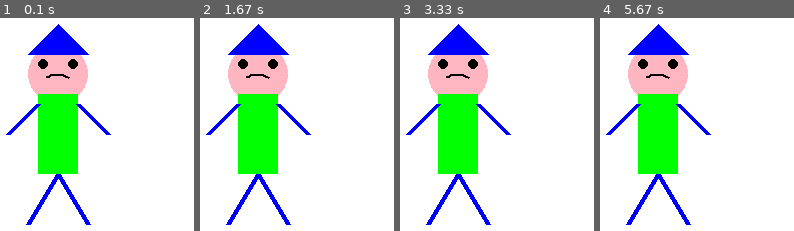
Above: before the commit, frames 1-4 (left to right).
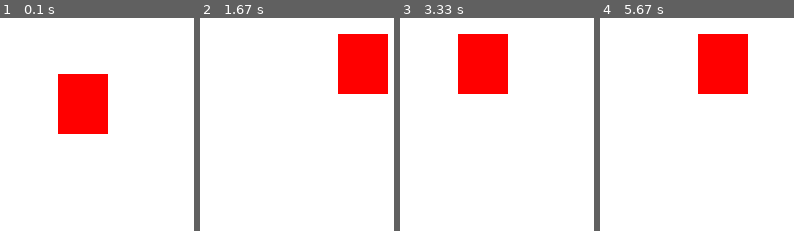
Above: after the commit, the same moments.

Repository: Douglas4GR/Game-Dev-Ideas
Game: pygame game, started from pygame/aprendendo_cores_e_formas.py
Same seed, same stepped clock (60 frames per second), same inputs: the game is played once before the commit and once after it.
Inputs:
- Up to frame 1 (0.1 s): no input
- Up to frame 2 (1.67 s): hold D 0.33-0.8 s; hold W 0.83-1.13 s; hold D 1.17-1.63 s
- Up to frame 3 (3.33 s): hold A 1.67-2.2 s; hold S 2.23-2.53 s; hold A 2.57-2.97 s; hold W from 3 s (still down)
- Up to frame 4 (5.67 s): release W at 3.37 s; hold D 3.4-4.03 s; hold S 4.07-4.43 s; hold A 4.47-4.93 s; hold D 4.97-5.43 s; hold W from 5.47 s (still down)

The runs differ from the first frame. In frame 1, 21% of the frame differs, in the area x 3-58%, y 2-98%; in frame 2, 24%, in the area x 3-97%, y 2-98%; in frame 3, 21%; in frame 4, 24%.

Commit message:
uma leve melhora no movimento de objetos

Diff:
--- a/pygame/aprendendo_cores_e_formas.py
+++ b/pygame/aprendendo_cores_e_formas.py
@@ -1,53 +1,40 @@
 import pygame
-import sys
+from pygame.locals import *
+#from sys import exit
 
-# Inicialização do Pygame
 pygame.init()
 
-# Definindo as dimensões da tela
+
 largura, altura = 800, 600
+x = largura /2
+y = altura /2
+
 tela = pygame.display.set_mode((largura, altura))
-pygame.display.set_caption("Personagem de Anime")
+pygame.display.set_caption("Meu Jogo Pygame")
+relogio = pygame.time.Clock()
 
-# Definindo as cores
-branco = (255, 255, 255)
-preto = (0, 0, 0)
-azul = (0, 0, 255)
-rosa = (255, 182, 193)
-verde = (0, 255, 0)
+#todo jogo deve rodar num loop
+running = True
+while running:
+    relogio.tick(60) #quantidade de frames por segundo
+    for event in pygame.event.get():
+        if event.type == pygame.QUIT:
+            running = False
+        if pygame.key.get_pressed()[K_a]:
+            x -= 20
+        if pygame.key.get_pressed()[K_d]:
+            x += 20
+        if pygame.key.get_pressed()[K_w]:
+            y -= 20
+        if pygame.key.get_pressed()[K_s]:
+            y += 20
 
-# Loop principal
-while True:
-    for evento in pygame.event.get():
-        if evento.type == pygame.QUIT:
-            pygame.quit()
-            sys.exit()
 
-    # Desenhar a personagem
-    tela.fill(branco)  # Preencher a tela com fundo branco
 
-    # Cabeça
-    pygame.draw.circle(tela, rosa, (400, 300), 30)
+    tela.fill((255, 255, 255)) #preenche a cor de fundo
 
-    # Olhos
-    pygame.draw.circle(tela, preto, (385, 290), 5)
-    pygame.draw.circle(tela, preto, (415, 290), 5)
-
-    # Boca
-    pygame.draw.arc(tela, preto, (385, 300, 30, 20), 0.7, 2.4, 2)
-
-    # Cabelo
-    pygame.draw.polygon(tela, azul, [(400, 250), (370, 280), (430, 280)])
-
-    # Corpo
-    pygame.draw.rect(tela, verde, (380, 320, 40, 80))
-
-    # Braços
-    pygame.draw.line(tela, azul, (380, 330), (350, 360), 5)
-    pygame.draw.line(tela, azul, (420, 330), (450, 360), 5)
-
-    # Pernas
-    pygame.draw.line(tela, azul, (400, 400), (370, 450), 5)
-    pygame.draw.line(tela, azul, (400, 400), (430, 450), 5)
+    pygame.draw.rect(tela, (255,0,0), (x,y,50,60)) #os parametros são organizados da seguinte maneira: onde vai ficar, qual cor vai ter, depois em qual posição ele começa (X e Y) e por fim seu tamanho
 
     pygame.display.flip()
+
+pygame.quit()
--- a/pygame/first_try.py
+++ b/pygame/first_try.py
@@ -1,16 +1,17 @@
 import pygame
+from pygame.locals import *
+#from sys import exit
 
 pygame.init()
-pygame.display.set_caption("Meu Jogo Pygame")
 
 
 largura, altura = 800, 600
-tela = pygame.display.set_mode((largura, altura))
-
 x = largura /2
 y = altura /2
 z = 0
 
+tela = pygame.display.set_mode((largura, altura))
+pygame.display.set_caption("Meu Jogo Pygame")
 relogio = pygame.time.Clock()
 
 #todo jogo deve rodar num loop
@@ -38,7 +39,7 @@
     if z >= altura:
         z = 0
     z = z + 1
-    pygame.draw.rect(tela, (0,255,0), (x,z,40,50))
+    pygame.draw.rect(tela, (0,255,0), (30,z,40,50))
     pygame.draw.circle(tela, (0,0,120), (300,260), 40)
 
 
